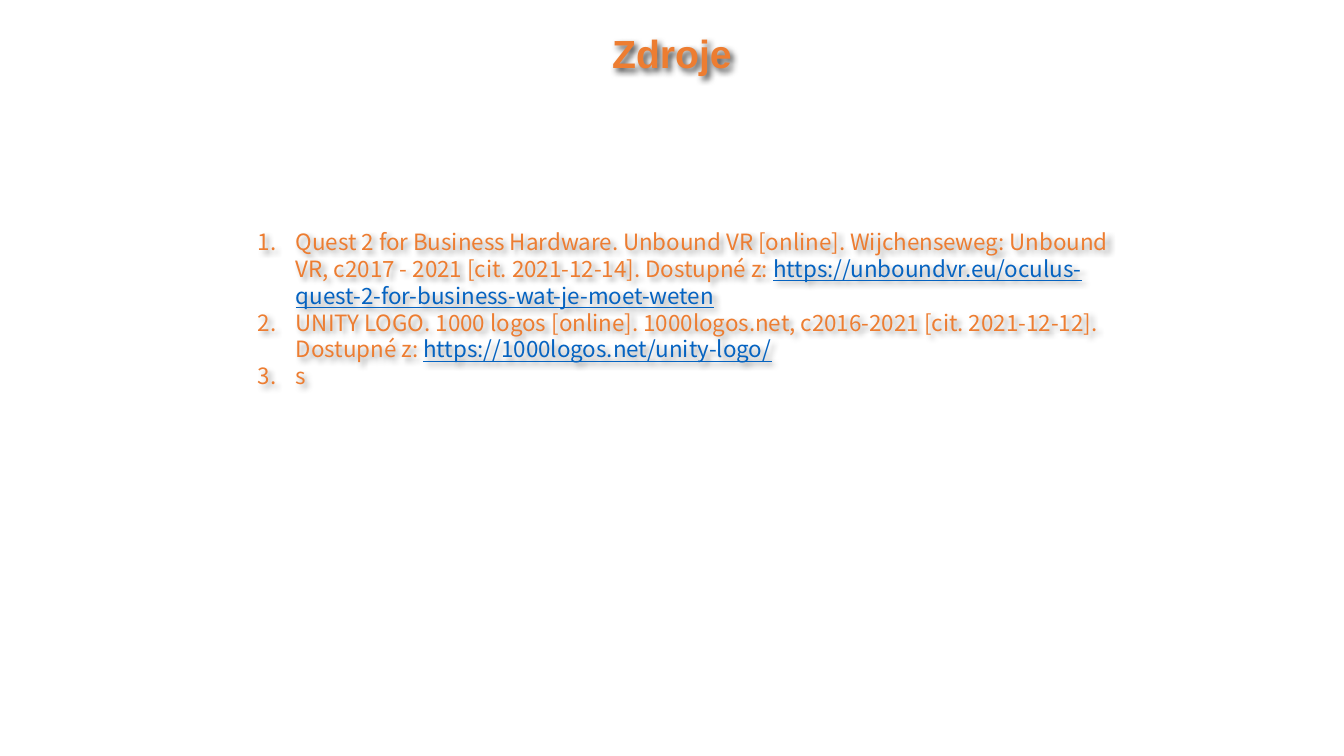
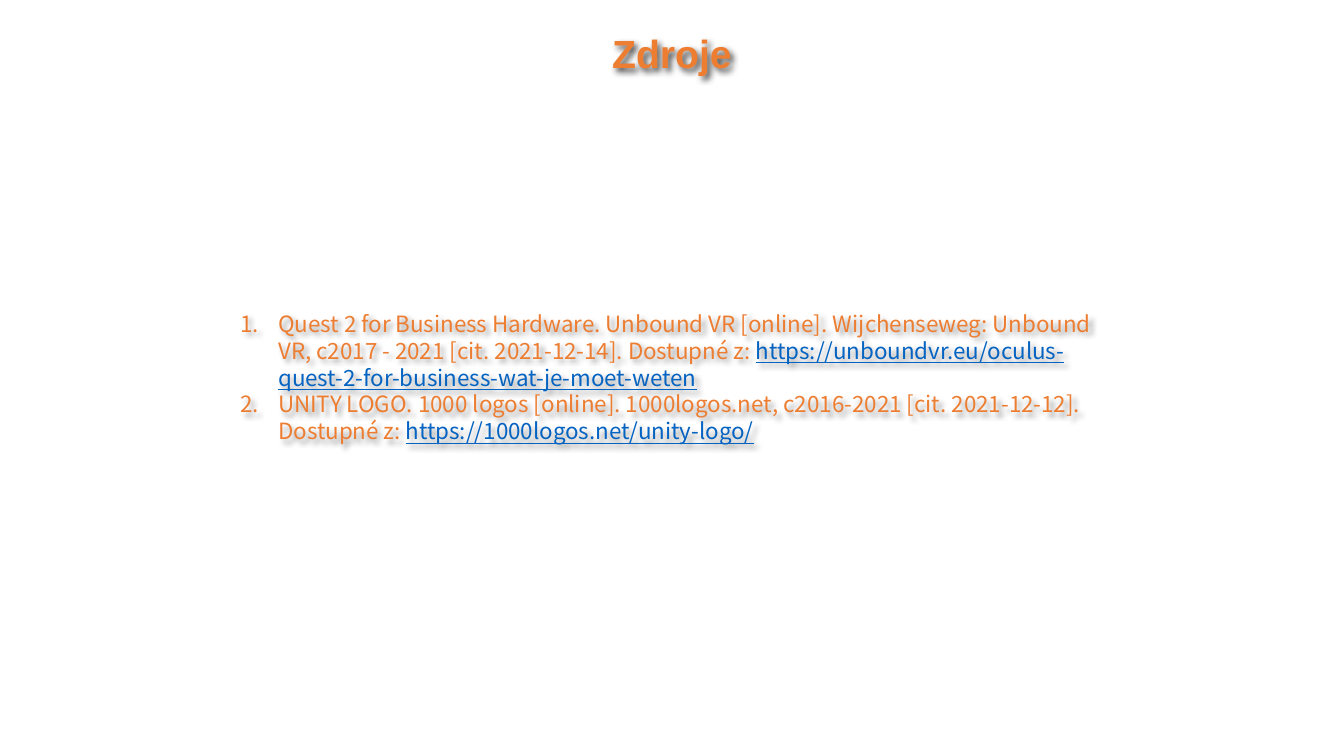
Before and after one commit to JanKunetka/VINS-World-Builder-VR, a slide deck: slide 10 of Presentation/World Builder VR Presentation.pptx (slide 9 before the commit). Drawn at 1344x756 pixels with LibreOffice and Linux fonts; fonts in the diff are those of the drawing; background and template pictures are left out. Boxes give left, top, right and bottom in pixels: in the first picture for what was removed or moved away, otherwise in the second. Text is boxed around its words. In the diff, an @@ line names an element or a change of style, - is before the commit and + after.

```diff
--- a/Presentation/World Builder VR Presentation.pptx
+++ b/Presentation/World Builder VR Presentation.pptx
@@ text "Quest 2 for Business Hardware. ...": place and size @@
-text "Quest 2 for Business Hardware. ..." at (296, 232, 1108, 385)
+text "Quest 2 for Business Hardware. ..." at (278, 314, 1091, 445)
@@ text at (296, 371, 306, 385): paragraph removed @@
-3. s
```
Also in this commit, not shown: 1 other slide changed, 2 slides added, 1 slide removed, 1 other file.
